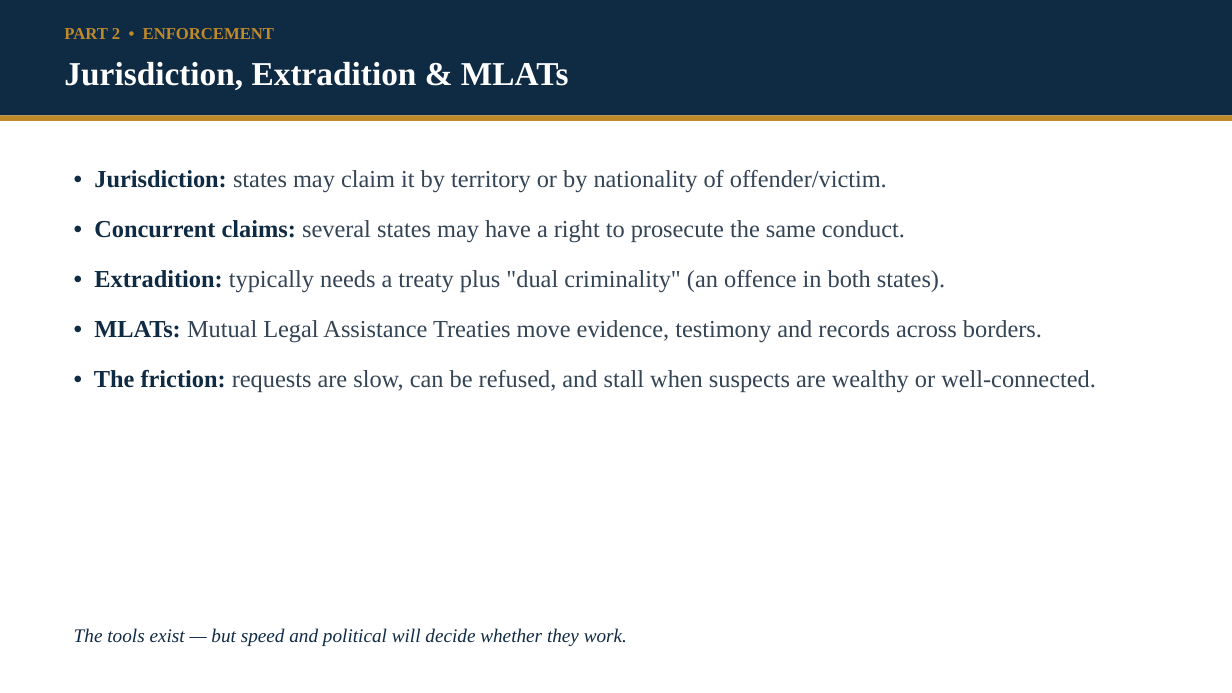
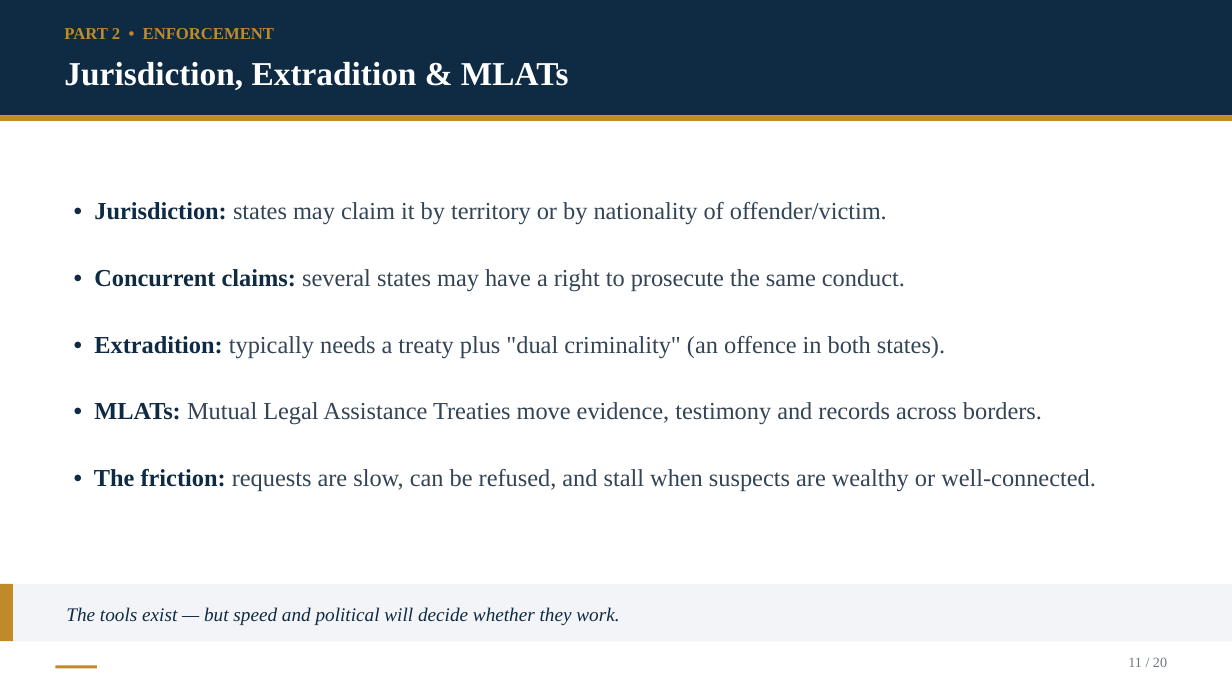
Before and after one commit to Kokidesu/Koki, a slide deck: slide 11 of Epstein_Transnational_Justice.pptx. Drawn at 1232x693 pixels with LibreOffice and Linux fonts; fonts in the diff are those of the drawing. Boxes give left, top, right and bottom in pixels: in the first picture for what was removed or moved away, otherwise in the second. Text is boxed around its words. In the diff, an @@ line names an element or a change of style, - is before the commit and + after.

```diff
--- a/Epstein_Transnational_Justice.pptx
+++ b/Epstein_Transnational_Justice.pptx
@@ text "• Jurisdiction: states may claim ..." moved from (x1=94, y1=170, x2=1096, y2=392) to (x1=94, y1=202, x2=1096, y2=492) @@
@@ text "• Jurisdiction: states may claim ..." at (x1=94, y1=202, x2=1096, y2=492): more space between paragraphs @@
@@ rectangle added at (x1=0, y1=584, x2=1232, y2=641), fill #F2F4F7 @@
@@ rectangle added at (x1=0, y1=584, x2=13, y2=641), fill #C08A2B @@
@@ text "The tools exist — but ..." moved from (x1=74, y1=628, x2=627, y2=646) to (x1=66, y1=607, x2=619, y2=625) @@
@@ text added at (x1=1128, y1=657, x2=1167, y2=667), 11 pt, text #6B7682 @@
+11 / 20
@@ rectangle added at (x1=55, y1=665, x2=97, y2=669), fill #C08A2B @@
```
Also in this commit, not shown: 19 other slides changed, 22 other files.
